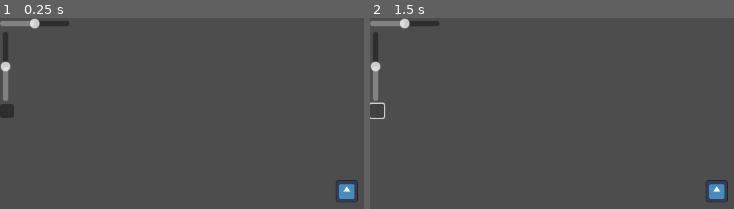
Above: before the commit, frames 1-2 (left to right).
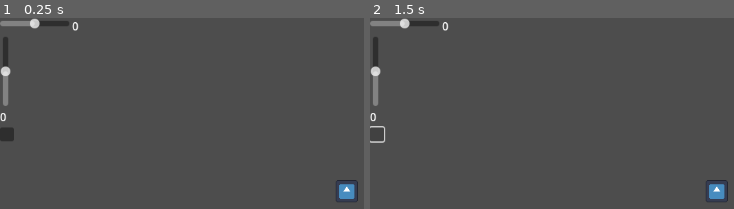
Above: after the commit, the same moments.

Repository: loiveli/FGJ2025
Game: Godot game, scene res://Root.tscn
The game is run twice, just before and just after one commit, with the same random seed, the same clock (stepped at 60 frames per second) and the same inputs. The engine's default icon, where the game draws it, is replaced by a stand-in: a white triangle on a blue panel in a dark square.
Inputs (mouse positions are in pixels of both pictures, inside the frame that each line leads up to; where the layout moved, square brackets give the same spot in the first picture):
- Up to frame 1 (0.25 s): no input
- Up to frame 2 (1.5 s): click (377, 134) [377, 111] at 0.5 s; click (377, 134) [377, 111] at 1.25 s

The runs differ from the first frame. In frame 1, 0.8% of the frame differs, in the area x 0-22%, y 2-65%; in frame 2, 0.5%.

Commit message:
Added labels for movement sliders

Diff:
--- a/Root.tscn
+++ b/Root.tscn
@@ -1,8 +1,10 @@
-[gd_scene load_steps=4 format=3 uid="uid://bponl4tqx263q"]
+[gd_scene load_steps=6 format=3 uid="uid://bponl4tqx263q"]
 
 [ext_resource type="Texture2D" uid="uid://bpabpnwc0e5yf" path="res://icon.svg" id="1_1ctoo"]
 [ext_resource type="Script" path="res://player.gd" id="2_43n2e"]
 [ext_resource type="Script" path="res://button.gd" id="3_jvblk"]
+[ext_resource type="Script" path="res://label.gd" id="3_wmvpq"]
+[ext_resource type="Script" path="res://y_label.gd" id="4_rtpqk"]
 
 [node name="Node2D" type="Node2D"]
 
@@ -27,27 +29,44 @@
 size_flags_horizontal = 3
 size_flags_vertical = 3
 
-[node name="HSlider" type="HSlider" parent="GridContainer"]
+[node name="HBoxContainer" type="HBoxContainer" parent="GridContainer"]
+layout_mode = 2
+
+[node name="HSlider" type="HSlider" parent="GridContainer/HBoxContainer"]
 custom_minimum_size = Vector2(100, 0)
 layout_mode = 2
 min_value = -1.0
 max_value = 1.0
 step = 0.1
 
-[node name="VSlider" type="VSlider" parent="GridContainer"]
+[node name="XLabel" type="Label" parent="GridContainer/HBoxContainer"]
+layout_mode = 2
+script = ExtResource("3_wmvpq")
+
+[node name="VBoxContainer" type="VBoxContainer" parent="GridContainer"]
+layout_mode = 2
+
+[node name="VSlider" type="VSlider" parent="GridContainer/VBoxContainer"]
 custom_minimum_size = Vector2(0, 100)
 layout_mode = 2
 min_value = -1.0
 max_value = 1.0
 step = 0.1
 
-[node name="Button" type="Button" parent="GridContainer"]
+[node name="YLabel" type="Label" parent="GridContainer/VBoxContainer"]
+layout_mode = 2
+size_flags_horizontal = 0
+script = ExtResource("4_rtpqk")
+
+[node name="Button" type="Button" parent="GridContainer/VBoxContainer"]
 custom_minimum_size = Vector2(20, 20)
 layout_mode = 2
 size_flags_horizontal = 0
 script = ExtResource("3_jvblk")
 
-[connection signal="value_changed" from="GridContainer/HSlider" to="GridContainer/Button" method="_on_h_slider_value_changed"]
-[connection signal="value_changed" from="GridContainer/VSlider" to="GridContainer/Button" method="_on_v_slider_value_changed"]
-[connection signal="pressed" from="GridContainer/Button" to="GridContainer/Button" method="_on_pressed"]
-[connection signal="send_impulse" from="GridContainer/Button" to="Player" method="_on_button_send_impulse"]
+[connection signal="value_changed" from="GridContainer/HBoxContainer/HSlider" to="GridContainer/VBoxContainer/Button" method="_on_h_slider_value_changed"]
+[connection signal="value_changed" from="GridContainer/HBoxContainer/HSlider" to="GridContainer/HBoxContainer/XLabel" method="_on_h_slider_value_changed"]
+[connection signal="value_changed" from="GridContainer/VBoxContainer/VSlider" to="GridContainer/VBoxContainer/Button" method="_on_v_slider_value_changed"]
+[connection signal="value_changed" from="GridContainer/VBoxContainer/VSlider" to="GridContainer/VBoxContainer/YLabel" method="_on_v_slider_value_changed"]
+[connection signal="pressed" from="GridContainer/VBoxContainer/Button" to="GridContainer/VBoxContainer/Button" method="_on_pressed"]
+[connection signal="send_impulse" from="GridContainer/VBoxContainer/Button" to="Player" method="_on_button_send_impulse"]
--- /dev/null
+++ b/label.gd
@@ -0,0 +1,7 @@
+extends Label
+
+func _ready() -> void:
+	text = "0"
+
+func _on_h_slider_value_changed(value:float) -> void:
+	text = str(value)
--- /dev/null
+++ b/y_label.gd
@@ -0,0 +1,6 @@
+extends Label
+func _ready() -> void:
+    text = "0"
+
+func _on_v_slider_value_changed(value:float) -> void:
+    text = str(value)
